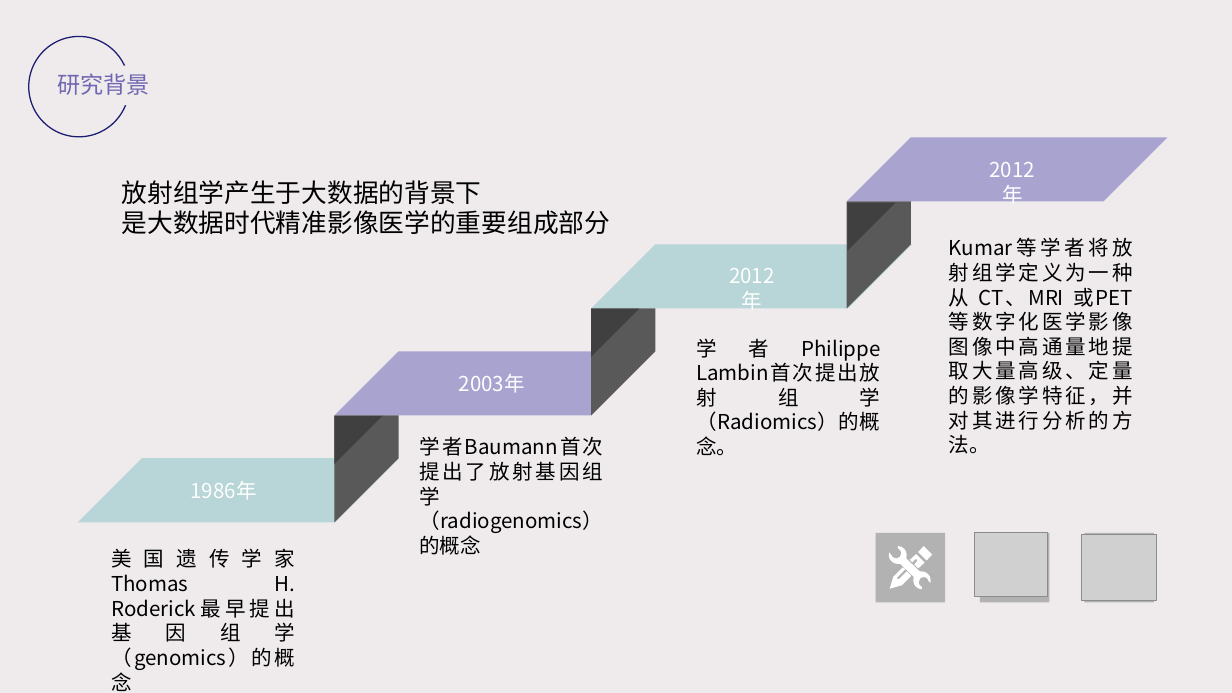
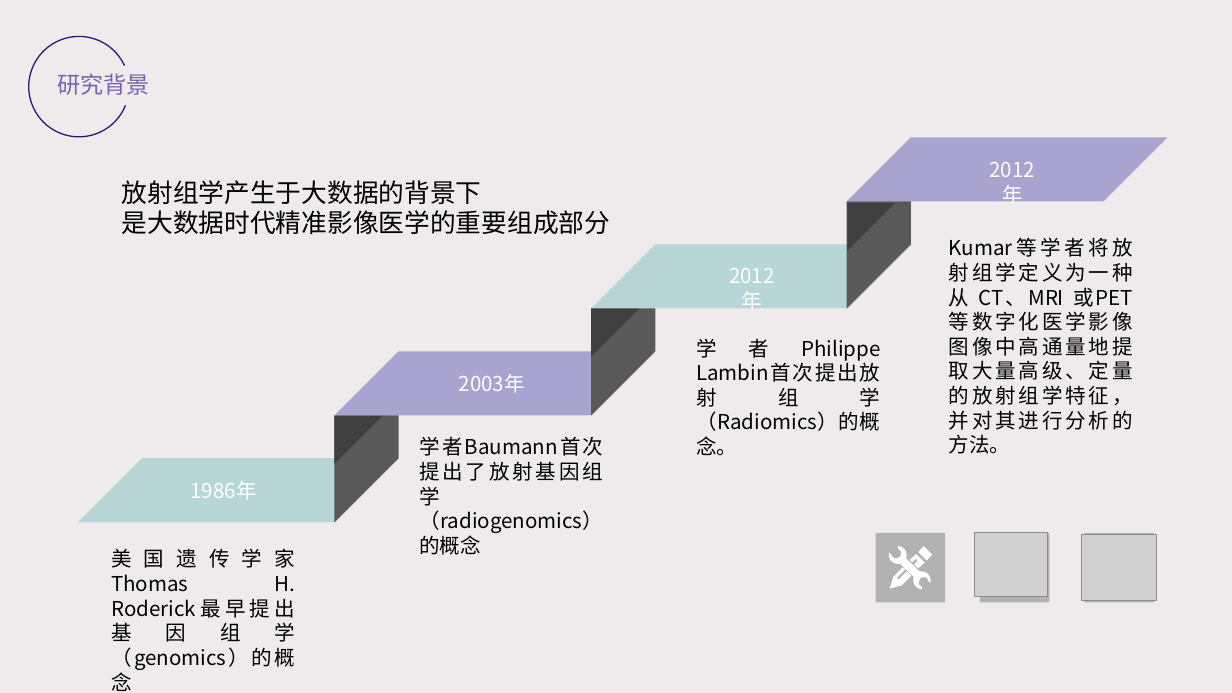
Before and after one commit to dongmengshi/-, a slide deck: slide 6 of ppt/毕业答辩PPT.pptx. Drawn at 1232x693 pixels with LibreOffice and Linux fonts; fonts in the diff are those of the drawing; grey boxes stand for pictures. Boxes give left, top, right and bottom in pixels: in the first picture for what was removed or moved away, otherwise in the second. Text is boxed around its words. In the diff, an @@ line names an element or a change of style, - is before the commit and + after.

```diff
--- a/ppt/毕业答辩PPT.pptx
+++ b/ppt/毕业答辩PPT.pptx
@@ text at [949,287,1133,454]: text changed @@
-Kumar等学者将放射组学定义为一种从 CT、MRI 或PET 等数字化医学影像图像中高通量地提取大量高级、定量的影像学特征，并对其进行分析的方法。
+Kumar等学者将放射组学定义为一种从 CT、MRI 或PET 等数字化医学影像图像中高通量地提取大量高级、定量的放射组学特征，并对其进行分析的方法。
```
Also in this commit, not shown: 6 other slides changed, 1 other file.
